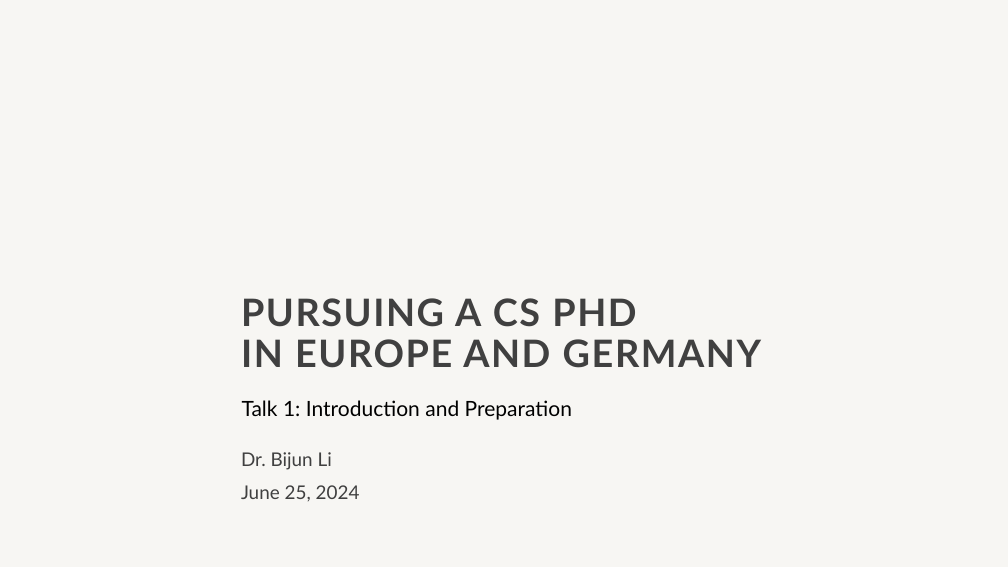
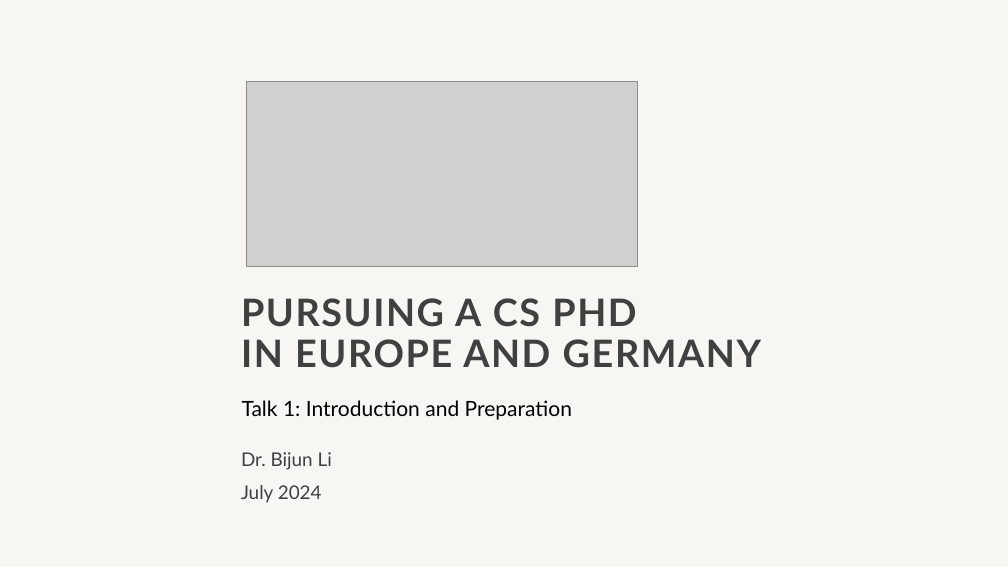
Before and after one commit to miofuku/phd-guide, a slide deck: slide 1 of slides/ppt/PhD-1.pptx. Drawn at 1008x567 pixels with LibreOffice and Linux fonts; fonts in the diff are those of the drawing; grey boxes stand for pictures; background and template pictures are left out. Boxes give left, top, right and bottom in pixels: in the first picture for what was removed or moved away, otherwise in the second. Text is boxed around its words. In the diff, an @@ line names an element or a change of style, - is before the commit and + after.

Commit message:
Update talk-1

```diff
--- a/slides/ppt/PhD-1.pptx
+++ b/slides/ppt/PhD-1.pptx
@@ picture added at [247, 82, 637, 267] @@
@@ subtitle at [241, 485, 322, 503]: text changed @@
-June 25, 2024
+July 2024
```
Also in this commit, not shown: 14 other slides changed.
